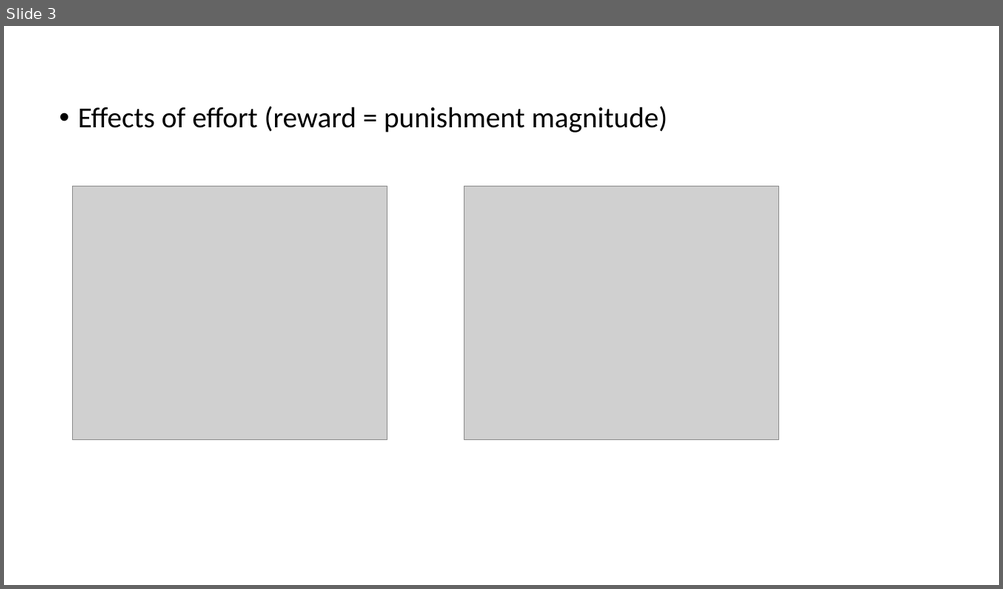
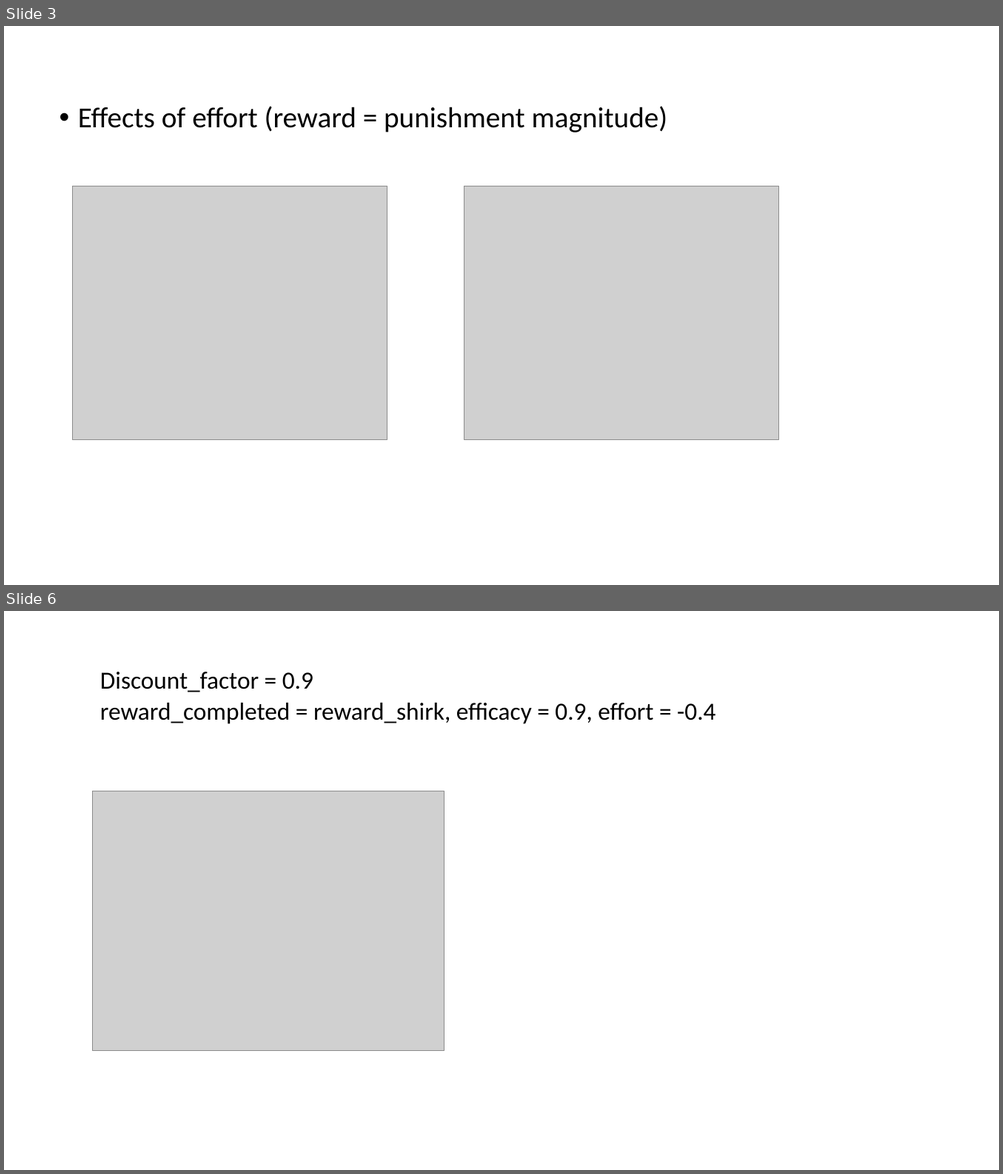
Before and after one commit to awebb-nz/procrastination_code, a slide deck: results and plots/Presentation1.pptx. Shown one above the other, each under a label of ours: slide 3 before the commit, slides 3 and 6 after it; the slides between them are not shown. The pictures are 1003x589 and 1003x1174 pixels, drawn with LibreOffice and Linux fonts; fonts in the diff are those of the drawing; grey boxes stand for pictures. Boxes give left, top, right and bottom in pixels: in the first picture for what was removed or moved away, otherwise in the second. Text is boxed around its words. In the diff, an @@ line names an element or a change of style, - is before the commit and + after.

```diff
--- a/results and plots/Presentation1.pptx
+++ b/results and plots/Presentation1.pptx
@@ slide 6 added at <box>4,611,999,1170</box>, background #FFFFFF @@
@@ text added at <box>100,672,715,724</box>, 23.8 pt, text #000000 @@
+Discount_factor = 0.9
+reward_completed = reward_shirk, efficacy = 0.9, effort = -0.4
@@ picture added at <box>93,791,444,1051</box> @@
```
Also in this commit, not shown: 2 other slides added, 1 other file.
